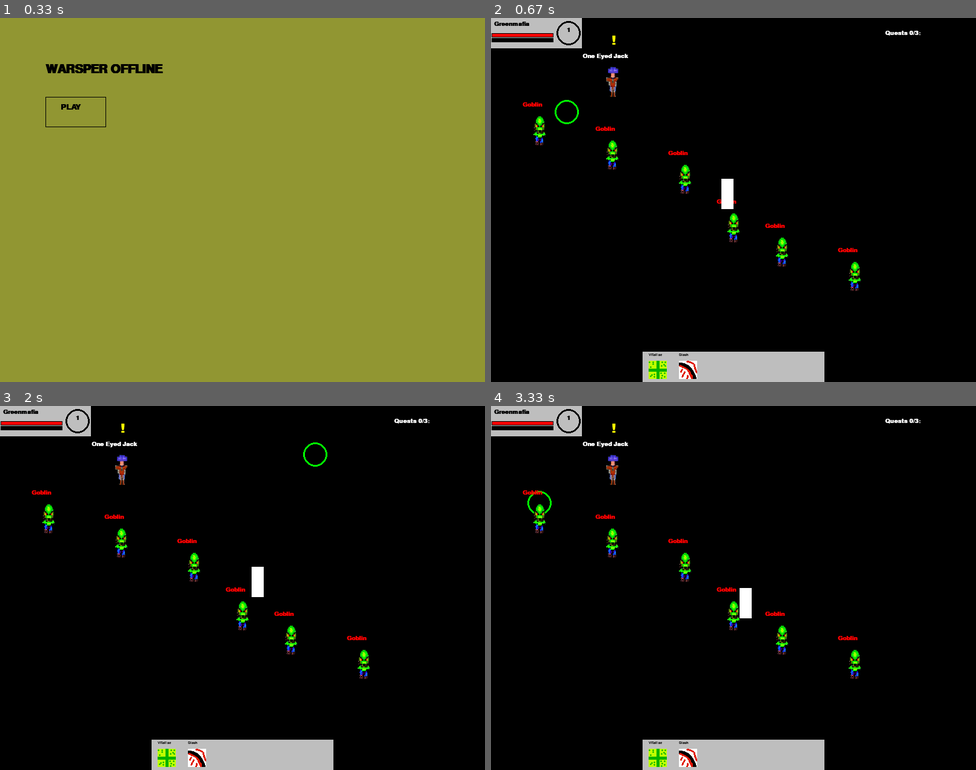
Above: before the commit, frames 1-4 (two rows, left to right).
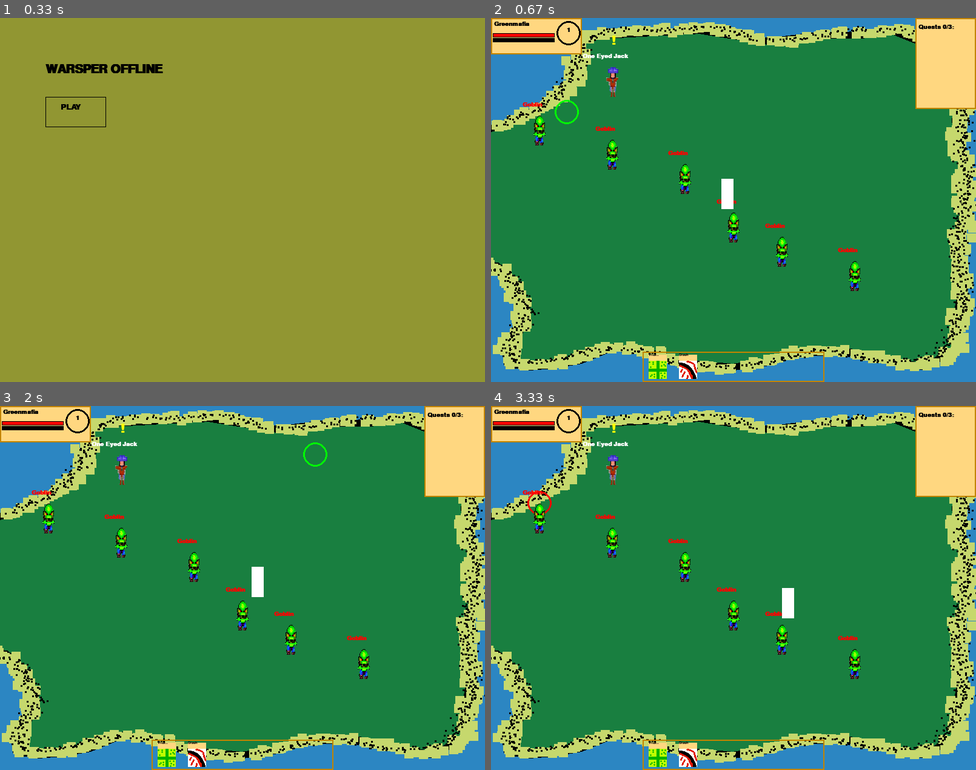
Above: after the commit, the same moments.

Repository: Lauri-Iivarinen/Pygame-WarspearOffline
Game: pygame game, started from main.py
The game is run twice, just before and just after one commit, with the same random seed, the same clock (stepped at 60 frames per second) and the same inputs.
Inputs (mouse positions are in pixels of both pictures, inside the frame that each line leads up to):
- Up to frame 1 (0.33 s): no input
- Up to frame 2 (0.67 s): click "PLAY" at 0.38 s
- Up to frame 3 (2 s): click (315, 460) at 1.72 s
- Up to frame 4 (3.33 s): click (743, 464) at 2.05 s; click (738, 624) at 2.38 s; click (859, 646) at 2.72 s; click (549, 507) at 3.05 s

Frame 1 is identical in both runs. In frame 2, 96% of the frame differs, in the area x 0-100%, y 0-100%; in frame 3, 96%; in frame 4, 96%.

Commit message:
map has graphics, 3 different maps aivailable

Diff:
--- a/classes/Drawing.py
+++ b/classes/Drawing.py
@@ -67,56 +67,68 @@
                     quest_icon = self.LARGEFONT.render(icon, 1, 'yellow')
                     self.WINDOW.blit(quest_icon, (self.get_quest_icon_pos(npc_pos[0], icon), npc_name_pos[1]-30))
             else:
-                npc = pygame.Rect(npc_pos[0]-10, npc_pos[1]+self.PLAYER_WDTH, self.PLAYER_HGHT, self.PLAYER_WDTH)
-                pygame.draw.rect(self.WINDOW, mob.color, npc)
+                #pygame.draw.circle(self.WINDOW, 'red', (npc_pos[0], npc_pos[1]+40), 20)
+                npc = pygame.transform.rotate(npc, -90)
+                npc_pos = (npc_pos[0], npc_pos[1]+30)
+                blood = pygame.Rect(npc_pos[0]-10, npc_pos[1]+5, self.PLAYER_HGHT, self.PLAYER_WDTH)
+                pygame.draw.ellipse(self.WINDOW, 'red', blood)
 
             self.WINDOW.blit(npc, (npc_pos[0]-10, npc_pos[1]))
 
 
     def draw_UI(self,player: Player):
-        ui_frame = pygame.Rect(0,0,150,50)
+        bg = pygame.Rect(0,0,150,60)
+        pygame.draw.rect(self.WINDOW, (255,215,128), bg)
+        pygame.draw.rect(self.WINDOW, (194, 132, 0), bg, 2)
         name = self.FONT.render(player.name, 1, 'black')
-        pygame.draw.rect(self.WINDOW, 'grey', ui_frame)
-        health_bar_frame = pygame.Rect(1,25, 102, 7)
+        health_bar_frame = pygame.Rect(3,25, 102, 7)
         pygame.draw.rect(self.WINDOW, 'black', health_bar_frame)
-        health_bar = pygame.Rect(2,26, round((player.curr_health/player.max_health)*100), 5)
+        health_bar = pygame.Rect(4,26, round((player.curr_health/player.max_health)*100), 5)
         pygame.draw.rect(self.WINDOW, 'red', health_bar)
-        xp_bar_frame = pygame.Rect(1,33, 102, 7)
+        xp_bar_frame = pygame.Rect(3,33, 102, 7)
         pygame.draw.rect(self.WINDOW, 'black', xp_bar_frame)
-        xp_bar = pygame.Rect(2,34, round((player.xp/100)*100), 5)
+        xp_bar = pygame.Rect(4,34, round((player.xp/100)*100), 5)
         pygame.draw.rect(self.WINDOW, 'yellow', xp_bar)
         pygame.draw.circle(self.WINDOW, 'black', (128,25), self.CURSOR_SIZE, self.CURSOR_THICKNESS)
         level = self.FONT.render(f'{player.level}', 1, 'black')
         self.WINDOW.blit(name, (5,5))
         self.WINDOW.blit(level, (125,15))
+        #BG (255,215,128)
+        #frame (194, 132, 0)
 
 
     def draw_target_UI(self,player: Mob):
-        ui_frame = pygame.Rect(160,0,150,50)
+        bg = pygame.Rect(160,0,150,60)
+        pygame.draw.rect(self.WINDOW, (255,215,128), bg)
+        pygame.draw.rect(self.WINDOW, (194, 132, 0), bg, 2)
         name = self.FONT.render(player.name, 1, 'black')
         hp_txt = self.FONT.render(f'{player.curr_health}/{player.max_health}', 1, 'black')
-        pygame.draw.rect(self.WINDOW, 'grey', ui_frame)
-        health_bar_frame = pygame.Rect(161,25, 102, 7)
+        health_bar_frame = pygame.Rect(163,25, 102, 7)
         pygame.draw.rect(self.WINDOW, 'black', health_bar_frame)
-        health_bar = pygame.Rect(162,26, round((player.curr_health/player.max_health)*100), 5)
+        health_bar = pygame.Rect(164,26, round((player.curr_health/player.max_health)*100), 5)
         pygame.draw.rect(self.WINDOW, 'red', health_bar)
-        self.WINDOW.blit(name, (160,5))
+        self.WINDOW.blit(name, (162,5))
         self.WINDOW.blit(hp_txt, (165, 32))
 
 
     def draw_ability_bar(self,abilities: list):
         x = 250
         y = 550
-        ui_frame = pygame.Rect(x,y,300,50)
-        pygame.draw.rect(self.WINDOW, 'grey', ui_frame)
+        bg = pygame.Rect(x,y,300,50)
+        #pygame.draw.rect(self.WINDOW, (255,215,128), bg)
+        pygame.draw.rect(self.WINDOW, (194, 132, 0), bg, 2)
         y += 15
         x += 10
         for ability in abilities:
-            name = self.SMALLFONT.render(ability.name, 1, 'black')
+            txt:str = ability.name
+            if len(ability.name) >= 6:
+                txt = txt[0:5]+'..'
+            name = self.SMALLFONT.render(txt, 1, 'black')
+
             if ability.usable:
                 img = pygame.image.load(f'assets/icons/{ability.name}.png')
-                icon = pygame.Rect(x,y,30,30)#Replace with icon
-                pygame.draw.rect(self.WINDOW, (0,0,0) , icon)
+                icon = pygame.Rect(x,555,30,10)#Replace with icon
+                pygame.draw.rect(self.WINDOW, (255,215,128) , icon)
                 self.WINDOW.blit(img, (x,y))
             else:
                 cd = self.FONT.render(f'{ability.cooldown_remaining}', 1, 'black')
@@ -256,25 +268,30 @@
                 self.draw_opened_quest(self.open_quest[0], (0,0), player, text_x, y, False, target)
 
     def draw_quest_tracker(self,player: Player):
-        text = self.FONT.render(f'Quests {len(player.quests)}/3:', 1, 'white')
-        self.WINDOW.blit(text, (650, 20))
-        x = 660
-        y = 40
+        x = 700
+        y = 0
+        bg = pygame.Rect(x,y,100,150)
+        pygame.draw.rect(self.WINDOW, (255,215,128), bg)
+        pygame.draw.rect(self.WINDOW, (194, 132, 0), bg, 2)
+        text = self.FONT.render(f'Quests {len(player.quests)}/3:', 1, 'black')
+        self.WINDOW.blit(text, (x+5, y+10))
+        y += 35
         for quest in player.quests:
-            obj = self.SMALLFONT.render(quest.object, 1, 'white')
+            obj = self.SMALLFONT.render(quest.object, 1, 'black')
             if quest.completed:
-                count = self.FONT.render('Completed!', 1, 'white')
+                count = self.FONT.render('Completed!', 1, 'black')
             else:
-                count = self.FONT.render(f'{quest.current_count}/{quest.object_count}', 1, 'white')
-            self.WINDOW.blit(obj, (x,y))
-            self.WINDOW.blit(count, (x, y+10))
+                count = self.FONT.render(f'{quest.current_count}/{quest.object_count}', 1, 'black')
+            self.WINDOW.blit(obj, (x+10,y))
+            self.WINDOW.blit(count, (x+10, y+10))
 
             y += 25
 
 
         # draw a single frame
     def draw(self,player, cursor, cursor_color, player_info: Player, active_target, speaking: bool, accepting_quest=False):
-        self.WINDOW.fill('black')
+        BG = pygame.image.load(f'assets/background/map{self.map.map_num}.png')
+        self.WINDOW.blit(BG, (0,0))
         if not speaking:
             pygame.draw.circle(self.WINDOW, cursor_color, cursor, self.CURSOR_SIZE, self.CURSOR_THICKNESS) #Cursor
         self.draw_mobs(player_info)
--- a/classes/Map_room.py
+++ b/classes/Map_room.py
@@ -13,49 +13,73 @@
         'e': 0
     },
     '2': {
-        'n': 0,
+        'n': 3,
         'w': 0,
         's': 0,
         'e': 1
+    },
+    '3': {
+        'n': 0,
+        'w': 0,
+        's': 2,
+        'e': 0
     }
-}
+    }
 
 maps = {
     '1': [
         ['X', 'X', 'X', 'X', 'X', 'X', 'X', 'X', 'X', 'X', 'X', 'X', 'X', 'X', 'X', 'X', 'X', 'X', 'X', 'X', 'X'],
-        ['X', 'X', 'X', 'X', 'X', 'O', 'O', 'O', 'O', 'O', 'O', 'O', 'O', 'O', 'O', 'O', 'O', 'O', 'O', 'O', 'X'],
-        ['X', 'X', 'X', 'X', 'O', 'O', 'O', 'O', 'O', 'O', 'O', 'O', 'O', 'O', 'O', 'O', 'O', 'O', 'O', 'O', 'X'],
-        ['X', 'X', 'X', 'O', 'O', 'O', 'O', 'O', 'O', 'O', 'O', 'O', 'O', 'O', 'O', 'O', 'O', 'O', 'O', 'O', 'X'],
-        ['X', 'X', 'O', 'O', 'O', 'O', 'O', 'O', 'O', 'O', 'O', 'O', 'O', 'O', 'O', 'O', 'O', 'O', 'O', 'O', 'X'],
-        ['O', 'O', 'O', 'O', 'O', 'O', 'O', 'O', 'O', 'O', 'O', 'O', 'O', 'O', 'O', 'O', 'O', 'O', 'O', 'O', 'X'],
-        ['O', 'O', 'O', 'O', 'O', 'O', 'O', 'O', 'O', 'O', 'O', 'O', 'O', 'O', 'O', 'O', 'O', 'O', 'O', 'O', 'X'],
-        ['O', 'O', 'O', 'O', 'O', 'O', 'O', 'O', 'O', 'O', 'O', 'O', 'O', 'O', 'O', 'O', 'O', 'O', 'O', 'O', 'X'],
-        ['O', 'O', 'O', 'O', 'O', 'O', 'O', 'O', 'O', 'O', 'O', 'O', 'O', 'O', 'O', 'O', 'O', 'O', 'O', 'O', 'X'],
-        ['O', 'O', 'O', 'O', 'O', 'O', 'O', 'O', 'O', 'O', 'O', 'O', 'O', 'O', 'O', 'O', 'O', 'O', 'O', 'O', 'X'],
-        ['O', 'O', 'O', 'O', 'O', 'O', 'O', 'O', 'O', 'O', 'O', 'O', 'O', 'O', 'O', 'O', 'O', 'O', 'O', 'O', 'X'],
-        ['X', 'O', 'O', 'O', 'O', 'O', 'O', 'O', 'O', 'O', 'O', 'O', 'O', 'O', 'O', 'O', 'O', 'O', 'O', 'O', 'X'],
-        ['X', 'O', 'O', 'O', 'O', 'O', 'O', 'O', 'O', 'O', 'O', 'O', 'O', 'O', 'O', 'O', 'O', 'O', 'O', 'O', 'X'],
-        ['X', 'X', 'X', 'O', 'O', 'O', 'O', 'O', 'O', 'O', 'O', 'O', 'O', 'O', 'O', 'O', 'O', 'O', 'O', 'O', 'X'],
+        ['X', 'X', 'X', 'X', 'X', 'O', 'O', 'O', 'O', 'O', 'O', 'O', 'O', 'O', 'O', 'O', 'O', 'O', 'O', 'X', 'X'],
+        ['X', 'X', 'X', 'X', 'O', 'O', 'O', 'O', 'O', 'O', 'O', 'O', 'O', 'O', 'O', 'O', 'O', 'O', 'O', 'X', 'X'],
+        ['X', 'X', 'X', 'X', 'O', 'O', 'O', 'O', 'O', 'O', 'O', 'O', 'O', 'O', 'O', 'O', 'O', 'O', 'O', 'X', 'X'],
+        ['X', 'X', 'X', 'O', 'O', 'O', 'O', 'O', 'O', 'O', 'O', 'O', 'O', 'O', 'O', 'O', 'O', 'O', 'O', 'X', 'X'],
+        ['O', 'O', 'O', 'O', 'O', 'O', 'O', 'O', 'O', 'O', 'O', 'O', 'O', 'O', 'O', 'O', 'O', 'O', 'O', 'X', 'X'],
+        ['O', 'O', 'O', 'O', 'O', 'O', 'O', 'O', 'O', 'O', 'O', 'O', 'O', 'O', 'O', 'O', 'O', 'O', 'O', 'X', 'X'],
+        ['O', 'O', 'O', 'O', 'O', 'O', 'O', 'O', 'O', 'O', 'O', 'O', 'O', 'O', 'O', 'O', 'O', 'O', 'O', 'X', 'X'],
+        ['O', 'O', 'O', 'O', 'O', 'O', 'O', 'O', 'O', 'O', 'O', 'O', 'O', 'O', 'O', 'O', 'O', 'O', 'O', 'X', 'X'],
+        ['O', 'O', 'O', 'O', 'O', 'O', 'O', 'O', 'O', 'O', 'O', 'O', 'O', 'O', 'O', 'O', 'O', 'O', 'O', 'X', 'X'],
+        ['O', 'O', 'O', 'O', 'O', 'O', 'O', 'O', 'O', 'O', 'O', 'O', 'O', 'O', 'O', 'O', 'O', 'O', 'O', 'X', 'X'],
+        ['X', 'X', 'O', 'O', 'O', 'O', 'O', 'O', 'O', 'O', 'O', 'O', 'O', 'O', 'O', 'O', 'O', 'O', 'O', 'X', 'X'],
+        ['X', 'X', 'O', 'O', 'O', 'O', 'O', 'O', 'O', 'O', 'O', 'O', 'O', 'O', 'O', 'O', 'O', 'O', 'O', 'X', 'X'],
+        ['X', 'X', 'O', 'O', 'O', 'O', 'O', 'O', 'O', 'O', 'O', 'O', 'O', 'O', 'O', 'O', 'O', 'O', 'O', 'X', 'X'],
         ['X', 'X', 'X', 'X', 'X', 'X', 'X', 'X', 'X', 'X', 'X', 'X', 'X', 'X', 'X', 'X', 'X', 'X', 'X', 'X', 'X'],
         ['X', 'X', 'X', 'X', 'X', 'X', 'X', 'X', 'X', 'X', 'X', 'X', 'X', 'X', 'X', 'X', 'X', 'X', 'X', 'X', 'X'],
         ],
     '2':[
-        ['X', 'X', 'X', 'X', 'X', 'X', 'X', 'X', 'X', 'X', 'X', 'X', 'X', 'X', 'X', 'X', 'X', 'X', 'X', 'X', 'X'],
-        ['X', 'X', 'X', 'X', 'X', 'O', 'O', 'O', 'O', 'O', 'O', 'O', 'O', 'O', 'O', 'O', 'O', 'O', 'O', 'O', 'X'],
-        ['X', 'X', 'X', 'X', 'O', 'O', 'O', 'O', 'O', 'O', 'O', 'O', 'O', 'O', 'O', 'O', 'O', 'O', 'O', 'O', 'X'],
-        ['X', 'X', 'X', 'O', 'O', 'O', 'O', 'O', 'O', 'O', 'O', 'O', 'O', 'O', 'O', 'O', 'O', 'O', 'O', 'O', 'X'],
-        ['X', 'X', 'O', 'O', 'O', 'O', 'O', 'O', 'O', 'O', 'O', 'O', 'O', 'O', 'O', 'O', 'O', 'O', 'O', 'O', 'X'],
-        ['X', 'O', 'O', 'O', 'O', 'O', 'O', 'O', 'O', 'O', 'O', 'O', 'O', 'O', 'O', 'O', 'O', 'O', 'O', 'O', 'O'],
-        ['X', 'O', 'O', 'O', 'O', 'O', 'O', 'O', 'O', 'O', 'O', 'O', 'O', 'O', 'O', 'O', 'O', 'O', 'O', 'O', 'O'],
-        ['X', 'O', 'O', 'O', 'O', 'O', 'O', 'O', 'O', 'O', 'O', 'O', 'O', 'O', 'O', 'O', 'O', 'O', 'O', 'O', 'O'],
-        ['X', 'O', 'O', 'O', 'O', 'O', 'O', 'O', 'O', 'O', 'O', 'O', 'O', 'O', 'O', 'O', 'O', 'O', 'O', 'O', 'O'],
-        ['X', 'O', 'O', 'O', 'O', 'O', 'O', 'O', 'O', 'O', 'O', 'O', 'O', 'O', 'O', 'O', 'O', 'O', 'O', 'O', 'O'],
-        ['X', 'O', 'O', 'O', 'O', 'O', 'O', 'O', 'O', 'O', 'O', 'O', 'O', 'O', 'O', 'O', 'O', 'O', 'O', 'O', 'O'],
-        ['X', 'O', 'O', 'O', 'O', 'O', 'O', 'O', 'O', 'O', 'O', 'O', 'O', 'O', 'O', 'O', 'O', 'O', 'O', 'O', 'X'],
-        ['X', 'O', 'O', 'O', 'O', 'O', 'O', 'O', 'O', 'O', 'O', 'O', 'O', 'O', 'O', 'O', 'O', 'O', 'O', 'O', 'X'],
-        ['X', 'X', 'X', 'O', 'O', 'O', 'O', 'O', 'O', 'O', 'O', 'O', 'O', 'O', 'O', 'O', 'O', 'O', 'O', 'O', 'X'],
+        ['X', 'X', 'X', 'X', 'X', 'X', 'X', 'O', 'O', 'O', 'O', 'O', 'X', 'X', 'X', 'X', 'X', 'X', 'X', 'X', 'X'],
+        ['X', 'X', 'X', 'X', 'X', 'X', 'X', 'O', 'O', 'O', 'O', 'O', 'X', 'X', 'X', 'X', 'X', 'X', 'X', 'X', 'X'],
+        ['X', 'X', 'X', 'X', 'O', 'O', 'O', 'O', 'O', 'O', 'O', 'O', 'O', 'O', 'O', 'O', 'O', 'O', 'X', 'X', 'X'],
+        ['X', 'X', 'O', 'O', 'O', 'O', 'O', 'O', 'O', 'O', 'O', 'O', 'O', 'O', 'O', 'O', 'O', 'O', 'X', 'X', 'X'],
+        ['X', 'X', 'O', 'O', 'O', 'O', 'O', 'O', 'O', 'O', 'O', 'O', 'O', 'O', 'O', 'O', 'O', 'O', 'X', 'X', 'X'],
+        ['X', 'X', 'O', 'O', 'O', 'O', 'O', 'O', 'O', 'O', 'O', 'O', 'O', 'O', 'O', 'O', 'O', 'O', 'O', 'O', 'O'],
+        ['X', 'X', 'X', 'O', 'O', 'O', 'O', 'O', 'O', 'O', 'O', 'O', 'O', 'O', 'O', 'O', 'O', 'O', 'O', 'O', 'O'],
+        ['X', 'X', 'X', 'O', 'O', 'O', 'O', 'O', 'O', 'O', 'O', 'O', 'O', 'O', 'O', 'O', 'O', 'O', 'O', 'O', 'O'],
+        ['X', 'X', 'X', 'O', 'O', 'O', 'O', 'O', 'O', 'O', 'O', 'O', 'O', 'O', 'O', 'O', 'O', 'O', 'O', 'O', 'O'],
+        ['X', 'X', 'X', 'O', 'O', 'O', 'O', 'O', 'O', 'O', 'O', 'O', 'O', 'O', 'O', 'O', 'O', 'O', 'O', 'O', 'O'],
+        ['X', 'X', 'X', 'O', 'O', 'O', 'O', 'O', 'O', 'O', 'O', 'O', 'O', 'O', 'O', 'O', 'O', 'O', 'O', 'O', 'O'],
+        ['X', 'X', 'X', 'O', 'O', 'O', 'O', 'O', 'O', 'O', 'O', 'O', 'O', 'O', 'O', 'O', 'O', 'O', 'O', 'X', 'X'],
+        ['X', 'X', 'X', 'O', 'O', 'O', 'O', 'O', 'O', 'O', 'O', 'O', 'O', 'O', 'O', 'O', 'O', 'O', 'O', 'X', 'X'],
+        ['X', 'X', 'X', 'O', 'O', 'O', 'O', 'O', 'O', 'O', 'O', 'O', 'O', 'O', 'O', 'O', 'O', 'O', 'O', 'X', 'X'],
         ['X', 'X', 'X', 'X', 'X', 'X', 'X', 'X', 'X', 'X', 'X', 'X', 'X', 'X', 'X', 'X', 'X', 'X', 'X', 'X', 'X'],
         ['X', 'X', 'X', 'X', 'X', 'X', 'X', 'X', 'X', 'X', 'X', 'X', 'X', 'X', 'X', 'X', 'X', 'X', 'X', 'X', 'X'],
+        ],
+    '3':[
+        ['X', 'X', 'X', 'X', 'X', 'X', 'X', 'X', 'X', 'X', 'X', 'X', 'X', 'X', 'X', 'X', 'X', 'X', 'X', 'X', 'X'],
+        ['X', 'X', 'X', 'X', 'X', 'X', 'X', 'X', 'X', 'X', 'X', 'X', 'X', 'X', 'X', 'X', 'X', 'X', 'X', 'X', 'X'],
+        ['X', 'X', 'X', 'X', 'X', 'X', 'X', 'X', 'X', 'X', 'X', 'X', 'X', 'X', 'X', 'X', 'X', 'X', 'X', 'X', 'X'],
+        ['X', 'X', 'X', 'X', 'X', 'X', 'X', 'X', 'X', 'X', 'X', 'X', 'X', 'X', 'X', 'X', 'X', 'X', 'X', 'X', 'X'],
+        ['X', 'X', 'X', 'X', 'X', 'X', 'X', 'X', 'X', 'X', 'X', 'X', 'X', 'X', 'X', 'X', 'X', 'X', 'X', 'X', 'X'],
+        ['X', 'X', 'X', 'X', 'X', 'X', 'X', 'X', 'X', 'X', 'X', 'X', 'X', 'X', 'X', 'X', 'X', 'X', 'X', 'X', 'X'],
+        ['X', 'X', 'X', 'X', 'X', 'X', 'X', 'X', 'X', 'X', 'X', 'X', 'X', 'X', 'X', 'X', 'X', 'X', 'X', 'X', 'X'],
+        ['X', 'X', 'X', 'X', 'X', 'O', 'O', 'O', 'O', 'O', 'O', 'O', 'O', 'O', 'O', 'O', 'X', 'X', 'X', 'X', 'X'],
+        ['X', 'X', 'X', 'X', 'X', 'O', 'O', 'O', 'O', 'O', 'O', 'O', 'O', 'O', 'O', 'O', 'X', 'X', 'X', 'X', 'X'],
+        ['X', 'X', 'X', 'X', 'X', 'O', 'O', 'O', 'O', 'O', 'O', 'O', 'O', 'O', 'O', 'O', 'X', 'X', 'X', 'X', 'X'],
+        ['X', 'X', 'X', 'X', 'X', 'O', 'O', 'O', 'O', 'O', 'O', 'O', 'O', 'O', 'O', 'O', 'X', 'X', 'X', 'X', 'X'],
+        ['X', 'X', 'X', 'X', 'X', 'O', 'O', 'O', 'O', 'O', 'O', 'O', 'O', 'O', 'O', 'O', 'X', 'X', 'X', 'X', 'X'],
+        ['X', 'X', 'X', 'X', 'X', 'O', 'O', 'O', 'O', 'O', 'O', 'O', 'O', 'O', 'O', 'O', 'X', 'X', 'X', 'X', 'X'],
+        ['X', 'X', 'X', 'X', 'X', 'O', 'O', 'O', 'O', 'O', 'O', 'O', 'O', 'O', 'O', 'O', 'X', 'X', 'X', 'X', 'X'],
+        ['X', 'X', 'X', 'X', 'X', 'X', 'X', 'O', 'O', 'O', 'O', 'O', 'X', 'X', 'X', 'X', 'X', 'X', 'X', 'X', 'X'],
+        ['X', 'X', 'X', 'X', 'X', 'X', 'X', 'O', 'O', 'O', 'O', 'O', 'X', 'X', 'X', 'X', 'X', 'X', 'X', 'X', 'X'],
         ],
 }
 
@@ -79,7 +103,8 @@
     '2':[
         Mob(True, 80, 80,' Goblin', 35, [], round_coord(200), round_coord(200), (50,150,50)),
         Mob(True, 80, 80,' Goblin', 35, [], round_coord(100), round_coord(150), (50,150,50))
-    ]
+    ],
+    '3': []
 }
 
 def getMobs(roomNum):
Binary file added: assets/background/map1.png
Binary file added: assets/background/map2.png
Binary file added: assets/background/map3.png
